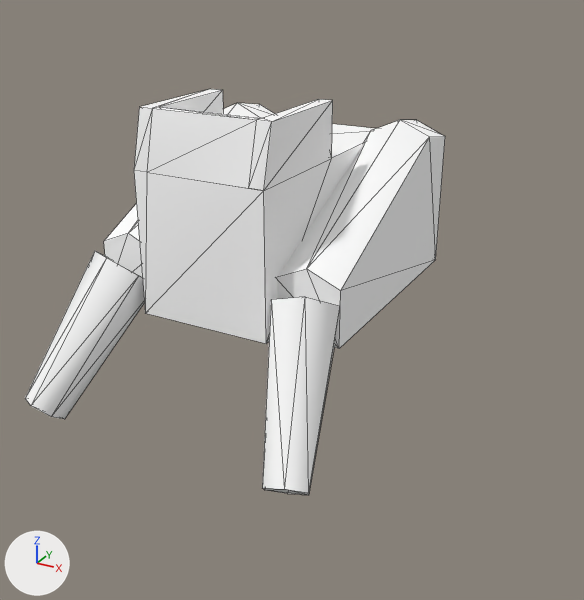
The OBJ model Assets/Art/Nova1492/GXConverted/Models/Characters/MobAndBoss/datan_common_mop06-legs_238cb289.obj: old version first, new version second.
One viewpoint serves both versions: a 50 mm camera at (1.27, -2.65, 0.84) aimed at (-0.14, -0.08, -0.45). Lighting does not change. The marker at lower left points along +X, +Y and +Z. The older version comes first. Mesh edges are drawn as thin lines. Where no turn or scale is listed for an object, it has been applied to the vertices.

Objects in the first picture: 'datan_common_mop06-legs_238cb289'.
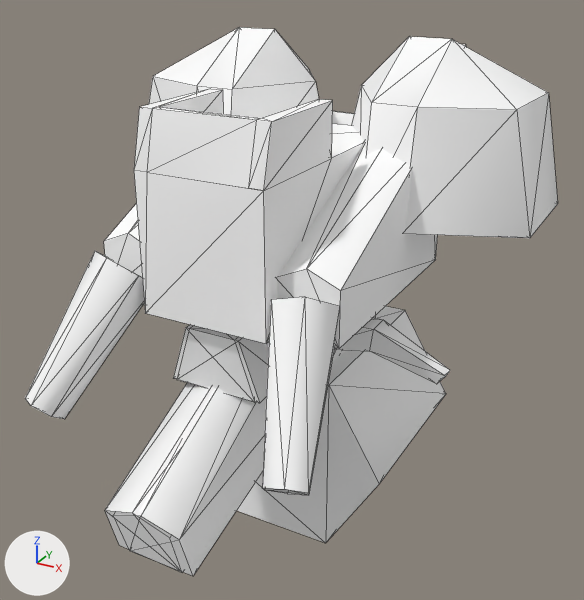
Not visible in the pictures: 'datan_common_mop06-legs_238cb289_mesh03'.

Boxes (x1, y1, x2, y2) around the edits, measured in the pictures (584 x 600 px):
'datan_common_mop06-legs_238cb289_mesh01', added
    after: (351, 37, 558, 238)
'datan_common_mop06-legs_238cb289_mesh00', added
    after: (237, 306, 446, 543)
'datan_common_mop06-legs_238cb289_mesh10', added
    after: (114, 387, 267, 576)
'datan_common_mop06-legs_238cb289_mesh09', added
    after: (149, 27, 319, 118)
'datan_common_mop06-legs_238cb289_mesh02', added
    after: (105, 383, 214, 572)
'datan_common_mop06-legs_238cb289_mesh05', added
    after: (143, 303, 450, 403)
'datan_common_mop06-legs_238cb289_mesh13', added
    after: (177, 326, 269, 403)
'datan_common_mop06-legs_238cb289_mesh12', added (mostly hidden)
    after: (332, 112, 347, 362)
'datan_common_mop06-legs_238cb289_mesh04', added (mostly hidden)
    after: (333, 111, 354, 126)

The change, as a list of edits to the scene's bpy script:
```text
Add me_datan_common_mop06_legs_238cb289_mesh12:
    me_datan_common_mop06_legs_238cb289_mesh12.from_pydata([(-0.193, 0.388, 0.064), (-0.191, 0.155, 0.255), (0.188, 0.158, 0.255), (0.187, 0.39, 0.065), (0.123, -0.283, -0.807), (-0.117, -0.285, -0.807), (0.124, -0.429, -0.687), (-0.116, -0.431, -0.688)], [], [(0, 1, 2), (2, 3, 0), (4, 5, 0), (0, 3, 4), (6, 4, 3), (3, 2, 6), (6, 2, 1), (1, 7, 6), (5, 7, 1), (1, 0, 5), (5, 4, 6), (6, 7, 5)])
    me_datan_common_mop06_legs_238cb289_mesh12.materials.append(mat_datan_common_mop06_legs_238cb289)  # its picture is missing
Add me_datan_common_mop06_legs_238cb289_mesh04:
    me_datan_common_mop06_legs_238cb289_mesh04.from_pydata([(0.192, 0.155, 0.255), (0.193, 0.387, 0.064), (-0.188, 0.158, 0.256), (-0.187, 0.39, 0.066), (0.115, -0.284, -0.808), (-0.126, -0.282, -0.807), (-0.126, -0.429, -0.687), (0.114, -0.43, -0.688)], [], [(0, 1, 2), (3, 2, 1), (4, 5, 1), (3, 1, 5), (5, 6, 3), (2, 3, 6), (2, 6, 0), (7, 0, 6), (7, 4, 0), (1, 0, 4), (5, 4, 6), (7, 6, 4)])
    me_datan_common_mop06_legs_238cb289_mesh04.materials.append(mat_datan_common_mop06_legs_238cb289)  # its picture is missing
Add me_datan_common_mop06_legs_238cb289_mesh03:
    me_datan_common_mop06_legs_238cb289_mesh03.from_pydata([(0.066, 1.257, 0.403), (0.066, 1.33, 0.174), (-0.043, 1.258, 0.404), (-0.043, 1.331, 0.175), (-0.055, 0.073, -0.229), (0.054, 0.073, -0.229), (-0.054, 0.0, 0.0), (0.055, -0.001, 0.0)], [], [(0, 1, 2), (3, 2, 1), (4, 5, 6), (7, 6, 5), (3, 1, 4), (5, 4, 1), (2, 3, 6), (4, 6, 3), (0, 2, 7), (6, 7, 2), (1, 0, 5), (7, 5, 0)])
    me_datan_common_mop06_legs_238cb289_mesh03.materials.append(mat_datan_common_mop06_legs_238cb289)  # its picture is missing
Add ob_datan_common_mop06_legs_238cb289_mesh13:
    ob_datan_common_mop06_legs_238cb289_mesh13 = bpy.data.objects.new('datan_common_mop06-legs_238cb289_mesh13', me_datan_common_mop06_legs_238cb289_mesh13)  # 20 vertices, 28 faces; spans x -0.199..0.207, y -0.836..0.063, z -0.456..0.043; in mat_datan_common_mop06_legs_238cb289 (its picture is missing)
    ob_datan_common_mop06_legs_238cb289_mesh13.location = (0.0, 0.0, 0.0)
Add ob_datan_common_mop06_legs_238cb289_mesh12:
    ob_datan_common_mop06_legs_238cb289_mesh12 = bpy.data.objects.new('datan_common_mop06-legs_238cb289_mesh12', me_datan_common_mop06_legs_238cb289_mesh12)
    ob_datan_common_mop06_legs_238cb289_mesh12.location = (0.0, 0.0, 0.0)
Add ob_datan_common_mop06_legs_238cb289_mesh10:
    ob_datan_common_mop06_legs_238cb289_mesh10 = bpy.data.objects.new('datan_common_mop06-legs_238cb289_mesh10', me_datan_common_mop06_legs_238cb289_mesh10)  # 10 vertices, 16 faces; spans x -0.114..0.136, y -1.237..0.136, z -0.848..0.0; in mat_datan_common_mop06_legs_238cb289 (its picture is missing)
    ob_datan_common_mop06_legs_238cb289_mesh10.location = (0.0, 0.0, 0.0)
Add ob_datan_common_mop06_legs_238cb289_mesh09:
    ob_datan_common_mop06_legs_238cb289_mesh09 = bpy.data.objects.new('datan_common_mop06-legs_238cb289_mesh09', me_datan_common_mop06_legs_238cb289_mesh09)  # 16 vertices, 28 faces; spans x -0.769..0.0, y -0.343..0.361, z 0.0..0.558; in mat_datan_common_mop06_legs_238cb289 (its picture is missing)
    ob_datan_common_mop06_legs_238cb289_mesh09.location = (0.0, 0.0, 0.0)
Add ob_datan_common_mop06_legs_238cb289_mesh05:
    ob_datan_common_mop06_legs_238cb289_mesh05 = bpy.data.objects.new('datan_common_mop06-legs_238cb289_mesh05', me_datan_common_mop06_legs_238cb289_mesh05)  # 44 vertices, 64 faces; spans x -0.638..0.629, y -0.835..0.063, z -0.458..0.043; in mat_datan_common_mop06_legs_238cb289 (its picture is missing)
    ob_datan_common_mop06_legs_238cb289_mesh05.location = (0.0, 0.0, 0.0)
Add ob_datan_common_mop06_legs_238cb289_mesh04:
    ob_datan_common_mop06_legs_238cb289_mesh04 = bpy.data.objects.new('datan_common_mop06-legs_238cb289_mesh04', me_datan_common_mop06_legs_238cb289_mesh04)
    ob_datan_common_mop06_legs_238cb289_mesh04.location = (0.0, 0.0, 0.0)
Add ob_datan_common_mop06_legs_238cb289_mesh03:
    ob_datan_common_mop06_legs_238cb289_mesh03 = bpy.data.objects.new('datan_common_mop06-legs_238cb289_mesh03', me_datan_common_mop06_legs_238cb289_mesh03)
    ob_datan_common_mop06_legs_238cb289_mesh03.location = (0.0, 0.0, 0.0)
Add ob_datan_common_mop06_legs_238cb289_mesh02:
    ob_datan_common_mop06_legs_238cb289_mesh02 = bpy.data.objects.new('datan_common_mop06-legs_238cb289_mesh02', me_datan_common_mop06_legs_238cb289_mesh02)  # 10 vertices, 16 faces; spans x -0.139..0.114, y -1.237..0.137, z -0.85..0.0; in mat_datan_common_mop06_legs_238cb289 (its picture is missing)
    ob_datan_common_mop06_legs_238cb289_mesh02.location = (0.0, 0.0, 0.0)
Add ob_datan_common_mop06_legs_238cb289_mesh01:
    ob_datan_common_mop06_legs_238cb289_mesh01 = bpy.data.objects.new('datan_common_mop06-legs_238cb289_mesh01', me_datan_common_mop06_legs_238cb289_mesh01)  # 16 vertices, 28 faces; spans x 0.0..0.769, y -0.343..0.361, z -0.003..0.558; in mat_datan_common_mop06_legs_238cb289 (its picture is missing)
    ob_datan_common_mop06_legs_238cb289_mesh01.location = (0.0, 0.0, 0.0)
Add ob_datan_common_mop06_legs_238cb289_mesh00:
    ob_datan_common_mop06_legs_238cb289_mesh00 = bpy.data.objects.new('datan_common_mop06-legs_238cb289_mesh00', me_datan_common_mop06_legs_238cb289_mesh00)  # 36 vertices, 40 faces; spans x -0.415..0.403, y -0.587..0.292, z -1.253..-0.009; in mat_datan_common_mop06_legs_238cb289 (its picture is missing)
    ob_datan_common_mop06_legs_238cb289_mesh00.location = (0.0, 0.0, 0.0)
```
